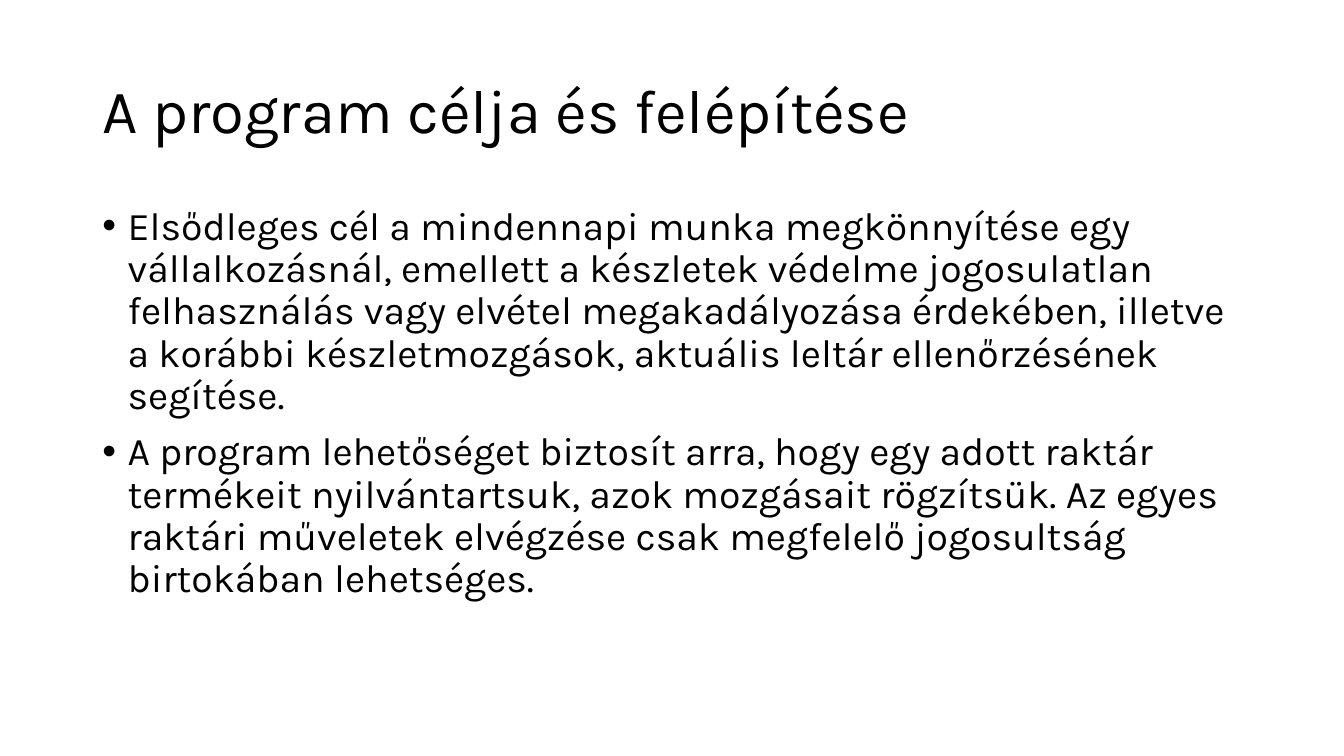
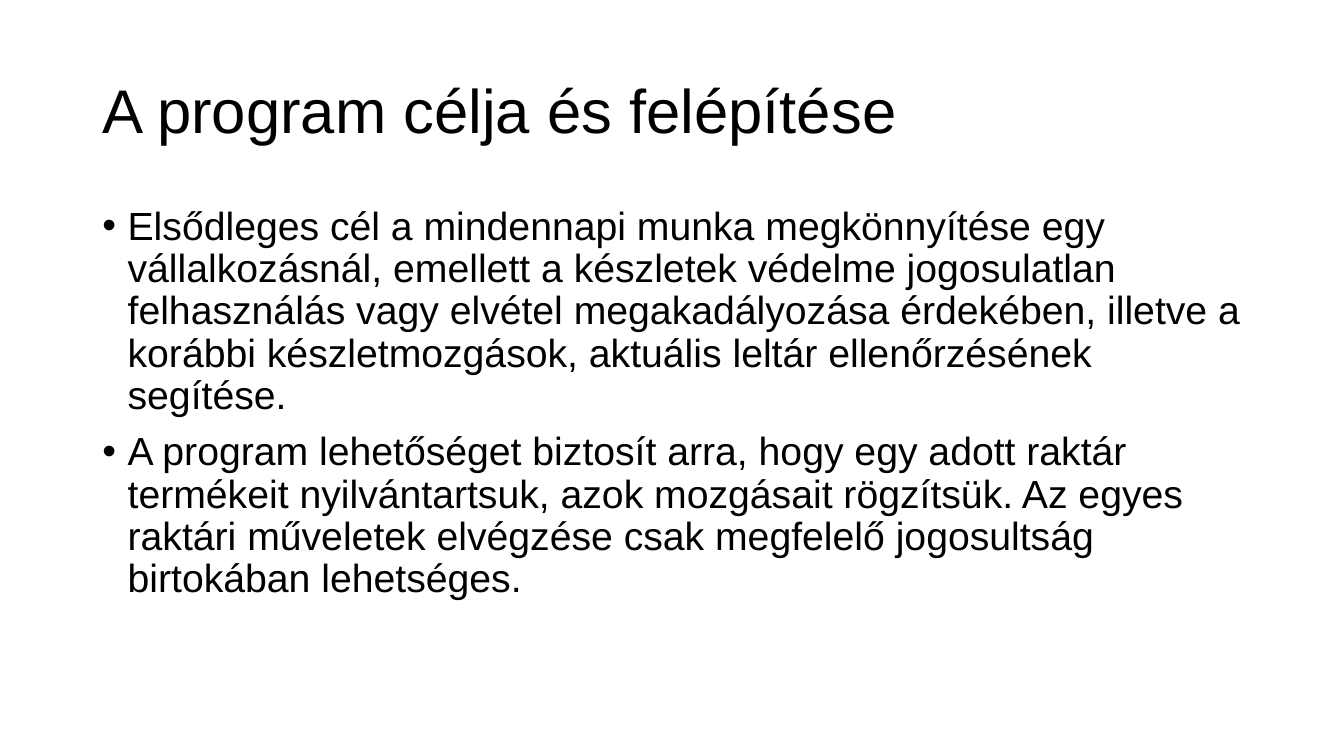
Before and after one commit to Vividia47/raktar, a slide deck: slide 2 of Documentation/exam.pptx. Drawn at 1344x756 pixels with LibreOffice and Linux fonts; fonts in the diff are those of the drawing; background and template pictures are left out. Boxes give left, top, right and bottom in pixels: in the first picture for what was removed or moved away, otherwise in the second. Text is boxed around its words. In the diff, an @@ line names an element or a change of style, - is before the commit and + after.

```diff
--- a/Documentation/exam.pptx
+++ b/Documentation/exam.pptx
@@ title "A program célja és felépítése" at (102,87,896,145): font Karla to Arial @@
@@ text "Elsődleges cél a mindennapi munka ..." at (128,211,1240,600): font Karla to Arial; less space between paragraphs @@
```
Also in this commit, not shown: 6 other slides changed, 10 slides added.
